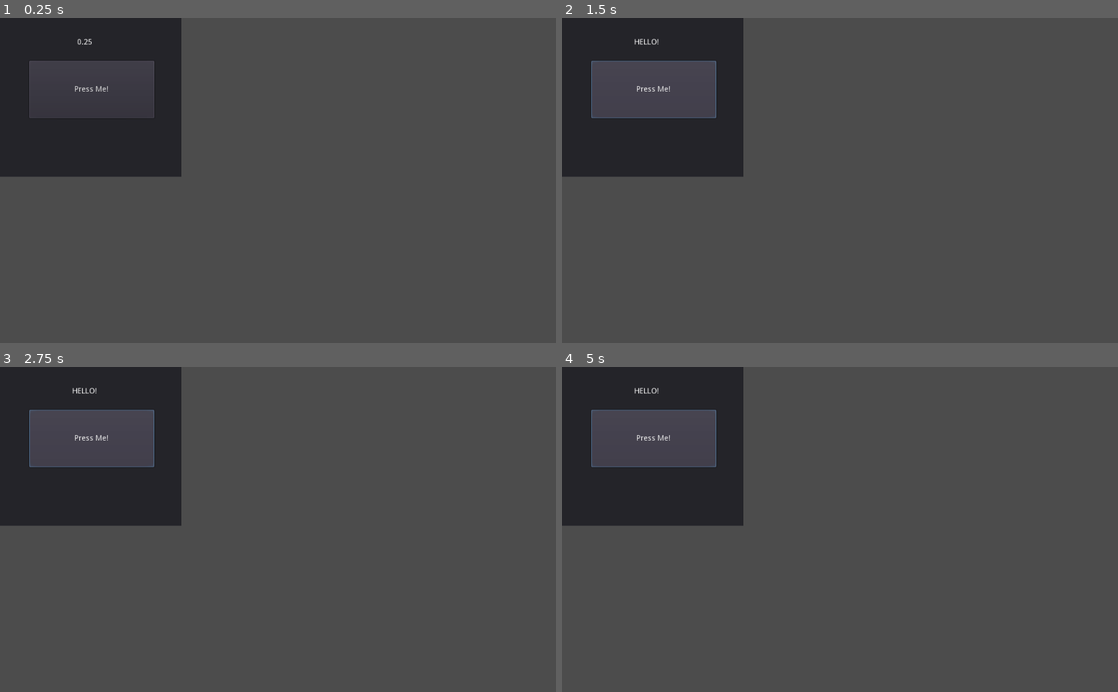
Above: before the commit, frames 1-4 (two rows, left to right).
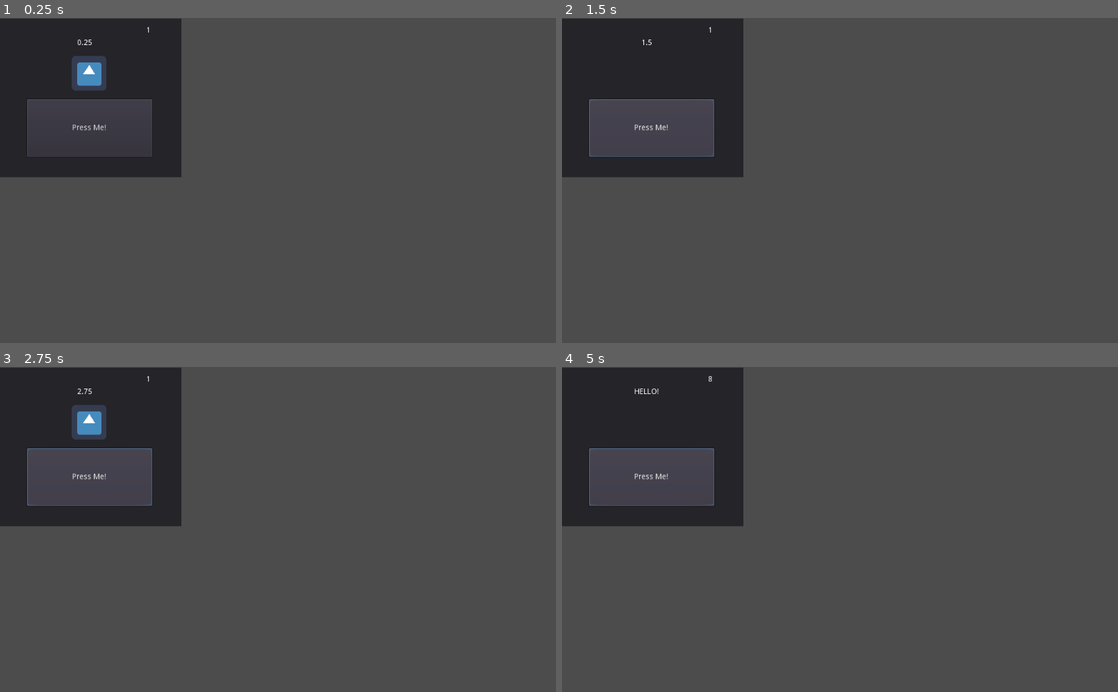
Above: after the commit, the same moments.

Repository: zedpoirier/Godot-Learning
Game: Godot game, scene res://sayHello.tscn
The game is run twice, just before and just after one commit, with the same random seed, the same clock (stepped at 60 frames per second) and the same inputs. The engine's default icon, where the game draws it, is replaced by a stand-in: a white triangle on a blue panel in a dark square.
Inputs:
- Up to frame 1 (0.25 s): no input
- Up to frame 2 (1.5 s): click "Press Me!" at 0.5 s; click "Press Me!" at 1.25 s
- Up to frame 3 (2.75 s): click "Press Me!" at 2 s
- Up to frame 4 (5 s): tap Enter at 2.75, 4.25 s; tap Space (ui_select) at 2.85, 3.02, 3.32, 3.5, 3.6, 3.77, 4.07, 4.35 s

The runs differ from the first frame. In frame 1, 3.7% of the frame differs, in the area x 0-33%, y 0-43%; in frame 2, 5.7%; in frame 3, 5.5%; in frame 4, 5.6%.

Commit message:
Completed Intro

Diff:
--- a/First Steps/sayHello.gd
+++ b/First Steps/sayHello.gd
@@ -7,8 +7,9 @@
 func _ready():
 	get_node("Button").connect("pressed", self, "_hit_that_button")
 
-func _hit_that_button():
+func _hit_that_button(value):
 	get_node("Label").text = "HELLO!"
+	$Count.text = str(value)
 	stopped = true
 
 func _process(delta):
--- a/First Steps/sayHello.tscn
+++ b/First Steps/sayHello.tscn
@@ -1,16 +1,33 @@
-[gd_scene load_steps=2 format=2]
+[gd_scene load_steps=4 format=2]
 
 [ext_resource path="res://sayHello.gd" type="Script" id=1]
+[ext_resource path="res://timerExample.gd" type="Script" id=2]
+[ext_resource path="res://icon.png" type="Texture" id=3]
 
-[node name="Panel" type="Panel"]
+[node name="Node2D" type="Node2D"]
+script = ExtResource( 2 )
+__meta__ = {
+"_editor_description_": "Oh this is a useful description box!"
+}
+
+[node name="Timer" type="Timer" parent="."]
+autostart = true
+
+[node name="Sprite" type="Sprite" parent="."]
+position = Vector2( 164, 102 )
+z_index = 1
+texture = ExtResource( 3 )
+
+[node name="Panel" type="Panel" parent="."]
+margin_top = 1.0
 margin_right = 334.0
-margin_bottom = 293.0
+margin_bottom = 294.0
 script = ExtResource( 1 )
 __meta__ = {
 "_edit_use_anchors_": false
 }
 
-[node name="Label" type="Label" parent="."]
+[node name="Label" type="Label" parent="Panel"]
 margin_left = 93.143
 margin_top = 25.9541
 margin_right = 220.143
@@ -18,14 +35,29 @@
 text = "This is a label"
 align = 1
 valign = 1
+__meta__ = {
+"_edit_use_anchors_": false
+}
 
-[node name="Button" type="Button" parent="."]
-margin_left = 54.0
-margin_top = 79.0
-margin_right = 284.0
-margin_bottom = 185.0
+[node name="Count" type="Label" parent="Panel"]
+margin_left = 210.143
+margin_top = 2.9541
+margin_right = 337.143
+margin_bottom = 40.9541
+text = "1"
+align = 1
+valign = 1
+__meta__ = {
+"_edit_use_anchors_": false
+}
+
+[node name="Button" type="Button" parent="Panel"]
+margin_left = 50.0
+margin_top = 149.0
+margin_right = 280.0
+margin_bottom = 255.0
 text = "Press Me!"
-
-[node name="Timer" type="Timer" parent="."]
-autostart = true
-[connection signal="pressed" from="Button" to="." method="_on_Button_pressed"]
+__meta__ = {
+"_edit_use_anchors_": false
+}
+[connection signal="pressed" from="Panel/Button" to="Panel" method="_on_Button_pressed"]
--- /dev/null
+++ b/First Steps/timerExample.gd
@@ -0,0 +1,24 @@
+extends Node2D
+
+
+# Declare member variables here. Examples:
+# var a = 2
+# var b = "text"
+var count = 1
+signal space_pressed(value)
+
+# Called when the node enters the scene tree for the first time.
+func _ready():
+	$Timer.connect("timeout", self, "_on_Timer_timeout")
+	self.connect("space_pressed", $Panel, "_hit_that_button")
+
+
+# Called every frame. 'delta' is the elapsed time since the previous frame.
+func _process(delta):
+	if Input.is_action_just_pressed("ui_select"):
+		emit_signal("space_pressed", count)
+		count += 1
+
+
+func _on_Timer_timeout():
+	$Sprite.visible = !$Sprite.visible
